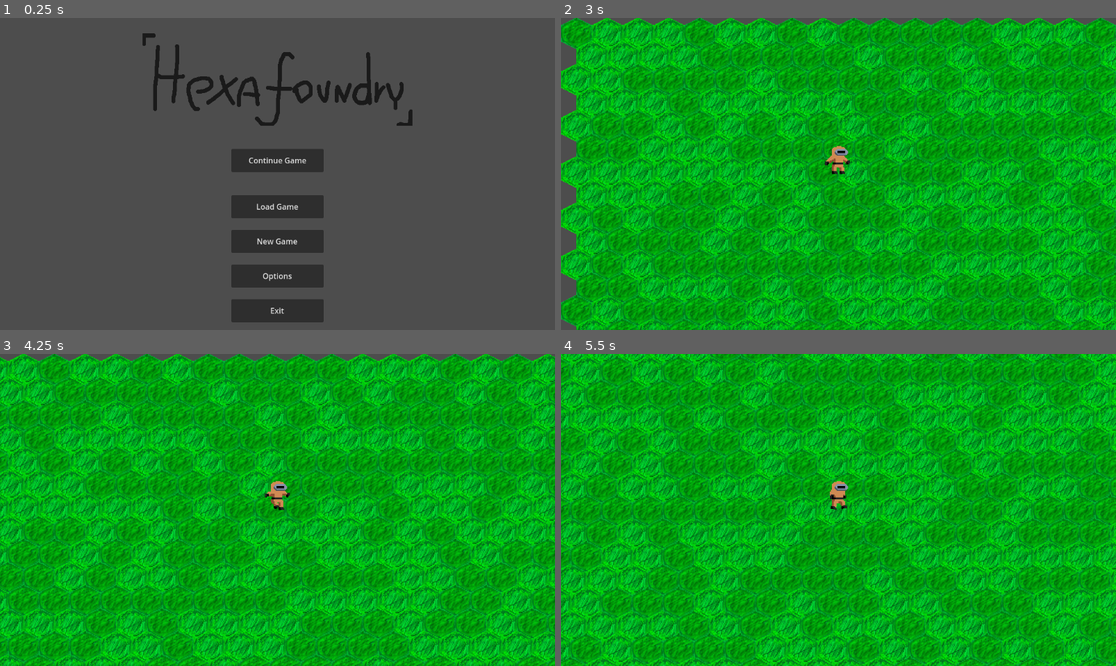
Above: before the commit, frames 1-4 (two rows, left to right).
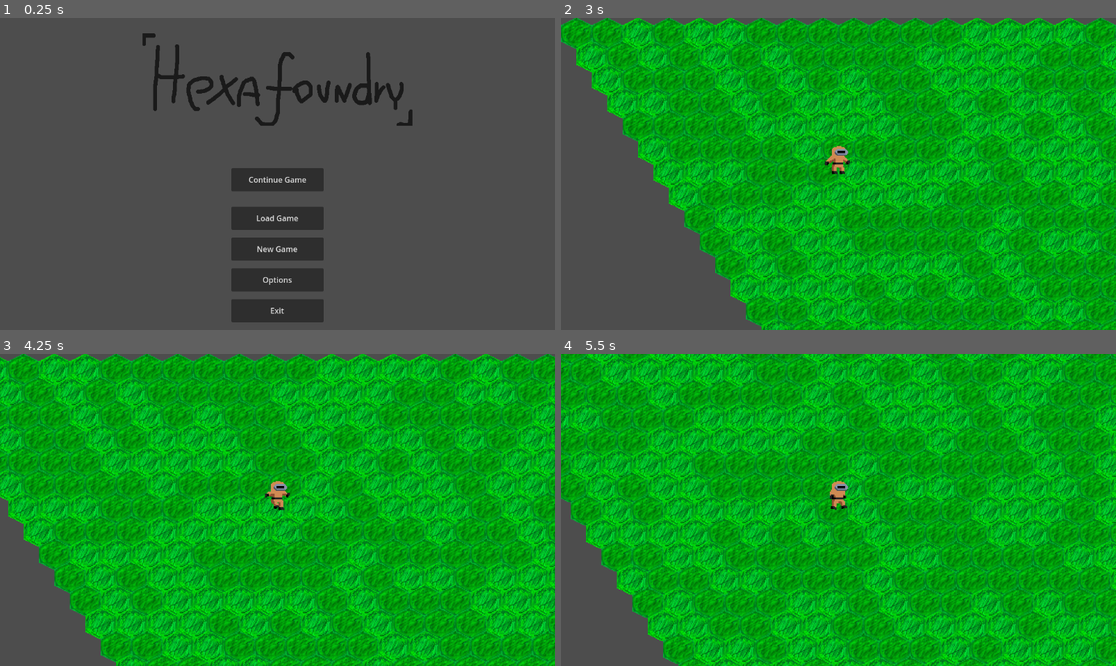
Above: after the commit, the same moments.

Repository: Photon-Gravity/Hexafoundry
Game: Godot game, scene res://scenes/menus/main_menu/menu_screen.tscn
The game is run twice, just before and just after one commit, with the same random seed, the same clock (stepped at 60 frames per second) and the same inputs.
Inputs:
- Up to frame 1 (0.25 s): no input
- Up to frame 2 (3 s): click "Options" at 0.5 s; click "New Game" at 1.25 s; click "New Game" at 2 s; click "Continue Game" at 2.75 s
- Up to frame 3 (4.25 s): hold D (move_right) from 3.53 s (still down)
- Up to frame 4 (5.5 s): release D (move_right) at 4.28 s; hold S (move_down) 4.28-5.03 s; hold D (move_right) from 5.03 s (still down)

The runs differ from the first frame. In frame 1, 4.6% of the frame differs, in the area x 41-59%, y 42-88%; in frame 2, 40%, in the area x 0-100%, y 0-100%; in frame 3, 34%; in frame 4, 35%.

Commit message:
Added an escape menu, quit to man menu needs work.

Diff:
--- a/metallurgist.gd
+++ b/metallurgist.gd
@@ -27,16 +27,16 @@
 		velocity.x *= INV_SQRT_2;
 		velocity.y *= INV_SQRT_2;
 
-	if directionX > 0:
-		animated_sprite.flip_h = false
-	elif directionX < 0:
-		animated_sprite.flip_h = true;
+	if(Engine.time_scale > 0):
+		if directionX > 0:
+			animated_sprite.flip_h = false
+		elif directionX < 0:
+			animated_sprite.flip_h = true;
 
-	#animations
-	if directionX == 0 && directionY == 0:
-		animated_sprite.play("idle")
-	else:
-		animated_sprite.play("run")
-
+		#animations
+		if directionX == 0 && directionY == 0:
+			animated_sprite.play("idle")
+		else:
+			animated_sprite.play("run")
 
 	move_and_slide()
--- a/project.godot
+++ b/project.godot
@@ -37,6 +37,11 @@
 "events": [Object(InputEventKey,"resource_local_to_scene":false,"resource_name":"","device":-1,"window_id":0,"alt_press …(192 unchanged characters)…
 ]
 }
+escape={
+"deadzone": 0.5,
+"events": [Object(InputEventKey,"resource_local_to_scene":false,"resource_name":"","device":-1,"window_id":0,"alt_pressed":false,"shift_pressed":false,"ctrl_pressed":false,"meta_pressed":false,"pressed":false,"keycode":0,"physical_keycode":4194305,"key_label":0,"unicode":0,"location":0,"echo":false,"script":null)
+]
+}
 
 [rendering]
 
--- a/scenes/World/floor_layer.gd
+++ b/scenes/World/floor_layer.gd
@@ -4,6 +4,7 @@
 # Called when the node enters the scene tree for the first time.
 func _ready() -> void:
 	generateChunk(Vector2i(0, 0))
+	generateChunk(Vector2i(1, 1))
 	pass # Replace with function body.
 
 
@@ -21,4 +22,10 @@
 			generateTile(Vector2i(i, j))
 
 func generateTile(pos: Vector2i) -> void:
-	set_cell(pos, 0, Vector2i(2, randi()%2), 0)
+	set_cell(hToG(pos), 0, Vector2i(2, randi()%2), 0)
+
+func hToG(v: Vector2i) -> Vector2i:
+	return Vector2i(v.x + (v.y/2), v.y)
+
+func gToH(v: Vector2i) -> Vector2i:
+	return Vector2i(v.x - (v.y/2), v.y)
--- a/scenes/World/world.gd
+++ b/scenes/World/world.gd
@@ -1,4 +1,7 @@
 extends Node2D
+
+@onready var esc_menu = $Metallurgist/Camera2D/EscMenu
+var paused = false;
 
 var seed = 0
 # Called when the node enters the scene tree for the first time.
@@ -7,7 +10,18 @@
 
 # Called every frame. 'delta' is the elapsed time since the previous frame.
 func _process(delta: float) -> void:
-	pass
+	if Input.is_action_just_pressed("escape"):
+		pauseMenu()
 
 func getSeed() -> int:
 	return seed
+
+func pauseMenu():
+	if!paused:
+		esc_menu.show()
+		Engine.time_scale = 0
+	else:
+		esc_menu.hide()
+		Engine.time_scale = 1
+
+	paused = !paused;
--- a/scenes/World/world.tscn
+++ b/scenes/World/world.tscn
@@ -1,8 +1,10 @@
-[gd_scene load_steps=7 format=3 uid="uid://bn4rhbu7c8b44"]
+[gd_scene load_steps=8 format=3 uid="uid://bn4rhbu7c8b44"]
 
 [ext_resource type="Script" path="res://scenes/World/world.gd" id="1_hp2xh"]
 [ext_resource type="Texture2D" uid="uid://ccgi15mpkfscy" path="res://assets/sprites/tiles/floor-atlas.png" id="1_imfps"]
 [ext_resource type="PackedScene" uid="uid://c4vnti5r10wi3" path="res://scenes/objects/metallurgist/metallurgist.tscn" id="3_gbox2"]
+[ext_resource type="Script" path="res://scenes/World/floor_layer.gd" id="3_ivvqt"]
+[ext_resource type="PackedScene" uid="uid://gbqkfscsgb3x" path="res://scenes/menus/esc_menu/esc_menu.tscn" id="4_xe6we"]
 
 [sub_resource type="TileSetAtlasSource" id="TileSetAtlasSource_qn4im"]
 texture = ExtResource("1_imfps")
@@ -21,42 +23,22 @@
 tile_size = Vector2i(32, 32)
 sources/0 = SubResource("TileSetAtlasSource_qn4im")
 
-[sub_resource type="GDScript" id="GDScript_6jlkw"]
-script/source = "extends TileMapLayer
-
-
-# Called when the node enters the scene tree for the first time.
-func _ready() -> void:
-	generateChunk(Vector2i(0, 0))
-	pass # Replace with function body.
-
-
-# Called every frame. 'delta' is the elapsed time since the previous frame.
-func _process(delta: float) -> void:
-	pass
-
-func generateChunk(cPos: Vector2i):
-	generateTerrainRectangle(cPos * 64, (cPos + Vector2i(1, 1)) * 64)
-
-
-func generateTerrainRectangle(beg: Vector2i, end: Vector2i) -> void:
-	for i in range(beg.x, end.x):
-		for j in range(beg.y, end.y):
-			generateTile(Vector2i(i, j))
-
-func generateTile(pos: Vector2i) -> void:
-	set_cell(pos, 0, Vector2i(2, randi()%2), 0)
-"
-
 [node name="World" type="Node2D"]
 script = ExtResource("1_hp2xh")
 
 [node name="FloorLayer" type="TileMapLayer" parent="."]
 tile_set = SubResource("TileSet_33vrr")
-script = SubResource("GDScript_6jlkw")
+script = ExtResource("3_ivvqt")
 
 [node name="Metallurgist" parent="." instance=ExtResource("3_gbox2")]
 position = Vector2(288, 162)
 
 [node name="Camera2D" type="Camera2D" parent="Metallurgist"]
 zoom = Vector2(2, 2)
+
+[node name="EscMenu" parent="Metallurgist/Camera2D" instance=ExtResource("4_xe6we")]
+anchors_preset = 8
+anchor_left = 0.5
+anchor_top = 0.5
+anchor_right = 0.5
+anchor_bottom = 0.5
--- /dev/null
+++ b/scenes/menus/esc_menu/esc_menu.gd
@@ -0,0 +1,24 @@
+class_name EscMenu
+extends Control
+
+@onready var resume_button: Button = $MarginContainer/HBoxContainer/VBoxContainer/ResumeButton as Button
+@onready var exit_button: Button = $MarginContainer/HBoxContainer/VBoxContainer/ExitButton as Button
+@onready var world = $"../../.."
+const MENU_SCREEN = preload("res://scenes/menus/main_menu/menu_screen.tscn") as PackedScene
+
+# Called when the node enters the scene tree for the first time.
+func _ready() -> void:
+	resume_button.button_down.connect(resume_button_down)
+	exit_button.button_down.connect(exit_button_down)
+	hide()
+
+
+# Called every frame. 'delta' is the elapsed time since the previous frame.
+func _process(delta: float) -> void:
+	pass
+
+func resume_button_down() -> void:
+	world.pauseMenu()
+
+func exit_button_down() -> void:
+	get_tree().change_scene_to_packed(MENU_SCREEN)
--- /dev/null
+++ b/scenes/menus/esc_menu/esc_menu.tscn
@@ -0,0 +1,63 @@
+[gd_scene load_steps=2 format=3 uid="uid://gbqkfscsgb3x"]
+
+[ext_resource type="Script" path="res://scenes/menus/esc_menu/esc_menu.gd" id="1_8xqtb"]
+
+[node name="EscMenu" type="Control"]
+layout_mode = 3
+anchors_preset = 15
+anchor_right = 1.0
+anchor_bottom = 1.0
+grow_horizontal = 2
+grow_vertical = 2
+script = ExtResource("1_8xqtb")
+
+[node name="ColorRect" type="ColorRect" parent="."]
+layout_mode = 1
+anchors_preset = 15
+anchor_right = 1.0
+anchor_bottom = 1.0
+grow_horizontal = 2
+grow_vertical = 2
+color = Color(0, 0, 0, 0.501961)
+
+[node name="MarginContainer" type="MarginContainer" parent="."]
+layout_mode = 1
+anchors_preset = 15
+anchor_right = 1.0
+anchor_bottom = 1.0
+grow_horizontal = 2
+grow_vertical = 2
+
+[node name="HBoxContainer" type="HBoxContainer" parent="MarginContainer"]
+layout_mode = 2
+alignment = 1
+
+[node name="VBoxContainer" type="VBoxContainer" parent="MarginContainer/HBoxContainer"]
+clip_contents = true
+layout_mode = 2
+theme_override_constants/separation = 16
+alignment = 1
+
+[node name="Label" type="Label" parent="MarginContainer/HBoxContainer/VBoxContainer"]
+layout_mode = 2
+theme_override_constants/outline_size = 10
+theme_override_font_sizes/font_size = 32
+text = "Game Paused"
+horizontal_alignment = 1
+vertical_alignment = 1
+
+[node name="ResumeButton" type="Button" parent="MarginContainer/HBoxContainer/VBoxContainer"]
+layout_mode = 2
+text = "Resume"
+
+[node name="SaveButton" type="Button" parent="MarginContainer/HBoxContainer/VBoxContainer"]
+layout_mode = 2
+text = "Save Game"
+
+[node name="OptionsButton" type="Button" parent="MarginContainer/HBoxContainer/VBoxContainer"]
+layout_mode = 2
+text = "Options"
+
+[node name="ExitButton" type="Button" parent="MarginContainer/HBoxContainer/VBoxContainer"]
+layout_mode = 2
+text = "Exit to Main Menu"
--- a/scenes/menus/main_menu/button.gd
+++ b/scenes/menus/main_menu/button.gd
@@ -9,5 +9,3 @@
 # Called every frame. 'delta' is the elapsed time since the previous frame.
 func _process(delta: float) -> void:
 	pass
-
-func onPress():
--- a/scenes/menus/main_menu/menu_screen.gd
+++ b/scenes/menus/main_menu/menu_screen.gd
@@ -3,12 +3,11 @@
 
 @onready var continue_button: Button = $MarginContainer/HBoxContainer/VBoxContainer/Button
 @onready var exit_button: Button = $MarginContainer/HBoxContainer/VBoxContainer/Button5
-@onready var debug_world = preload("res://scenes/World/world.tscn")
+@onready var debug_world = preload("res://scenes/World/world.tscn") as PackedScene
 
 # Called when the node enters the scene tree for the first time.
 func _ready() -> void:
-	continue_button.button_down.connect(continue_button_down)
-	exit_button.button_down.connect(exit_button_down)
+	handle_connecting_signals()
 
 
 # Called every frame. 'delta' is the elapsed time since the previous frame.
@@ -20,3 +19,7 @@
 
 func exit_button_down() -> void:
 	get_tree().quit()
+
+func handle_connecting_signals()->void:
+	continue_button.button_down.connect(continue_button_down)
+	exit_button.button_down.connect(exit_button_down)
--- a/scenes/menus/main_menu/menu_screen.tscn
+++ b/scenes/menus/main_menu/menu_screen.tscn
@@ -42,7 +42,7 @@
 
 [node name="VBoxContainer" type="VBoxContainer" parent="MarginContainer/HBoxContainer"]
 layout_mode = 2
-theme_override_constants/separation = 24
+theme_override_constants/separation = 16
 alignment = 2
 
 [node name="Button" type="Button" parent="MarginContainer/HBoxContainer/VBoxContainer"]
--- a/scenes/objects/metallurgist/metallurgist.tscn
+++ b/scenes/objects/metallurgist/metallurgist.tscn
@@ -69,7 +69,7 @@
 sprite_frames = SubResource("SpriteFrames_81oq2")
 animation = &"idle"
 autoplay = "idle"
-frame_progress = 0.0528297
+frame_progress = 0.495633
 
 [node name="CollisionShape2D" type="CollisionShape2D" parent="."]
 position = Vector2(0, -10)
